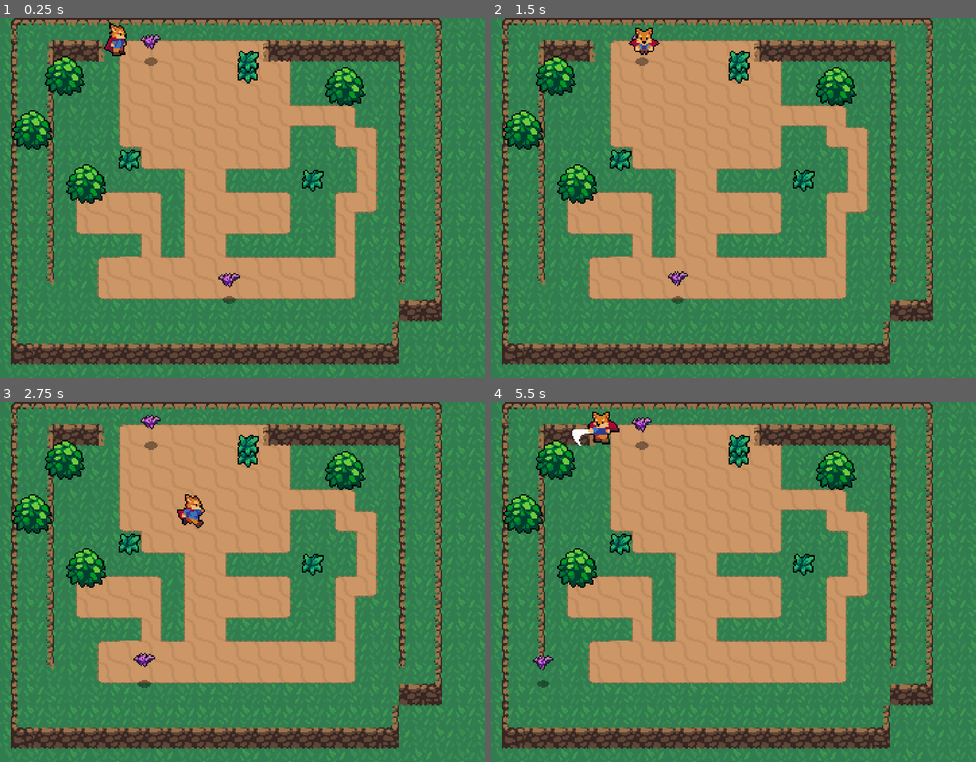
Above: before the commit, frames 1-4 (two rows, left to right).
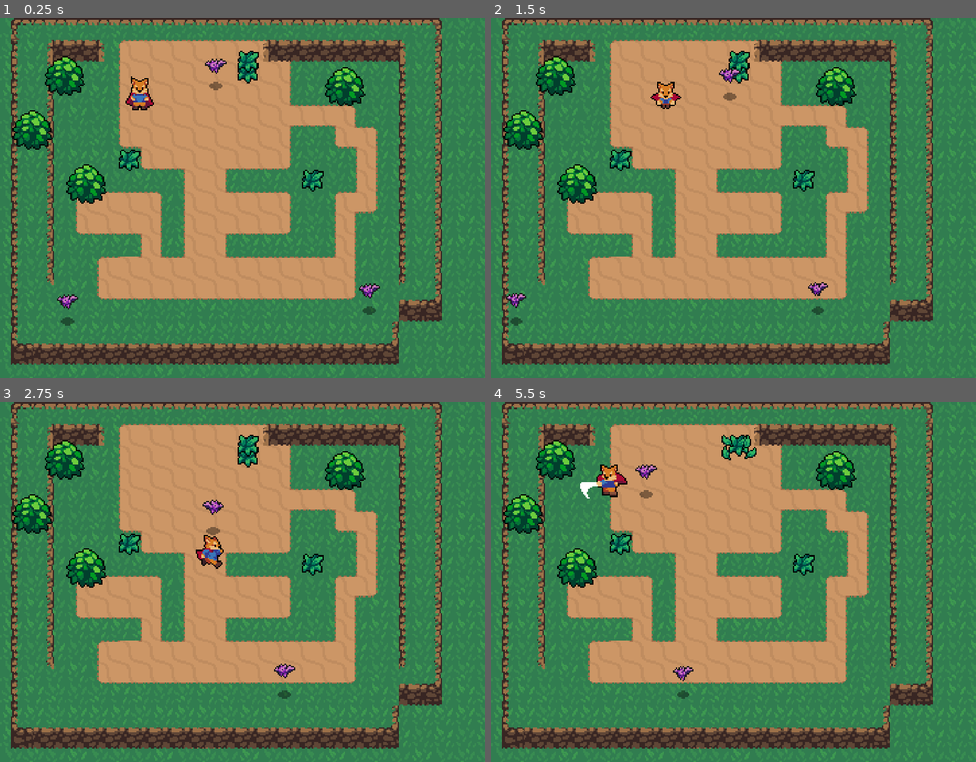
Above: after the commit, the same moments.

Repository: SugarCow/GO_GO_Fox_Action_RPG
Game: Godot game, scene res://world.tscn
The game is run twice, just before and just after one commit, with the same random seed, the same clock (stepped at 60 frames per second) and the same inputs.
Inputs:
- Up to frame 1 (0.25 s): no input
- Up to frame 2 (1.5 s): hold Right (ui_right) 0.53-1.28 s; tap Space (attack) at 0.6 s; tap Shift (roll) at 0.8, 1.35 s; hold Down (ui_down) from 1.28 s (still down)
- Up to frame 3 (2.75 s): tap Space (attack) at 1.55, 2.1 s; release Down (ui_down) at 2.03 s; hold Right (ui_right) from 2.03 s (still down); tap Shift (roll) at 2.3 s
- Up to frame 4 (5.5 s): release Right (ui_right) at 2.78 s; hold Up (ui_up) 2.78-3.53 s; tap Shift (roll) at 2.85, 3.8, 4.35, 5.3 s; tap Space (attack) at 3.05, 3.6, 4.55, 5.1 s; hold Left (ui_left) 3.53-5.03 s; hold Down (ui_down) from 5.03 s (still down)

The runs differ from the first frame. In frame 1, 1.4% of the frame differs, in the area x 11-79%, y 1-86%; in frame 2, 1.2%; in frame 3, 1.3%; in frame 4, 1.8%, in the area x 8-55%, y 2-83%.
Error before the commit: Invalid access to property or key 'position' on a base object of type 'null instance'. (res://bat.gd:56)
Error after the commit: Parse Error: Function "play()" not found in base self. (res://effect.gd:6)

Commit message:
added effects to be reused

Diff:
--- /dev/null
+++ b/GrassEffect.tscn
@@ -0,0 +1,54 @@
+[gd_scene load_steps=9 format=3 uid="uid://dvpvlwige1vkx"]
+
+[ext_resource type="Texture2D" uid="uid://cu153a3igo6jg" path="res://Effects/GrassEffect.png" id="1_600gs"]
+[ext_resource type="Script" path="res://effect.gd" id="2_nux10"]
+
+[sub_resource type="AtlasTexture" id="AtlasTexture_2c7xf"]
+atlas = ExtResource("1_600gs")
+region = Rect2(0, 0, 32, 32)
+
+[sub_resource type="AtlasTexture" id="AtlasTexture_sgrcf"]
+atlas = ExtResource("1_600gs")
+region = Rect2(32, 0, 32, 32)
+
+[sub_resource type="AtlasTexture" id="AtlasTexture_u1nqa"]
+atlas = ExtResource("1_600gs")
+region = Rect2(64, 0, 32, 32)
+
+[sub_resource type="AtlasTexture" id="AtlasTexture_a3i4c"]
+atlas = ExtResource("1_600gs")
+region = Rect2(96, 0, 32, 32)
+
+[sub_resource type="AtlasTexture" id="AtlasTexture_hl36u"]
+atlas = ExtResource("1_600gs")
+region = Rect2(128, 0, 32, 32)
+
+[sub_resource type="SpriteFrames" id="SpriteFrames_imdju"]
+animations = [{
+"frames": [{
+"duration": 1.0,
+"texture": SubResource("AtlasTexture_2c7xf")
+}, {
+"duration": 1.0,
+"texture": SubResource("AtlasTexture_sgrcf")
+}, {
+"duration": 1.0,
+"texture": SubResource("AtlasTexture_u1nqa")
+}, {
+"duration": 1.0,
+"texture": SubResource("AtlasTexture_a3i4c")
+}, {
+"duration": 1.0,
+"texture": SubResource("AtlasTexture_hl36u")
+}],
+"loop": true,
+"name": &"Animate",
+"speed": 15.0
+}]
+
+[node name="GrassEffect" type="AnimatedSprite2D"]
+position = Vector2(-8, -8)
+sprite_frames = SubResource("SpriteFrames_imdju")
+animation = &"Animate"
+centered = false
+script = ExtResource("2_nux10")
--- a/Player/player.gd
+++ b/Player/player.gd
@@ -4,10 +4,12 @@
 # Called when the node enters the scene tree for the first time.
 
 var direction;
-const acceleration = 500 # the rate of which the speed changes overtime, so a higher value will mean it will reach the max_speed faster
-const max_speed = 80;
-const friction = 500 # used for decelerating movements so that the movement is more smooth
-const roll_speed = 400
+@export var acceleration = 500 # the rate of which the speed changes overtime, so a higher value will mean it will reach the max_speed faster
+@export var max_speed = 80;
+@export var friction = 500 # used for decelerating movements so that the movement is more smooth
+@export var roll_speed = 400
+var roll_finished = true
+
 enum {  #short for enumerations similar to const
 	MOVE, #rtepresents 1
 	ROLL,  # represents 2
@@ -26,6 +28,7 @@
 
 var input_direction = Vector2.ZERO
 var roll_direction = Vector2.DOWN
+var facing_direction = Vector2.DOWN # used for the knockback direction of enemies
 func _ready():
 	animation_tree.active = true
 
@@ -67,6 +70,7 @@
 		animation_tree.set("parameters/attack/blend_position", input_direction)
 		animation_tree.set("parameters/roll/blend_position", input_direction)
 		roll_direction = input_direction
+		facing_direction = input_direction
 		animation_state.travel("run")
 
 #		velocity += input_direction * accleration * delta
@@ -77,13 +81,15 @@
 		animation_state.travel("idle")
 		velocity = velocity.move_toward(Vector2.ZERO, friction * delta )
 
-	print(input_direction)
+
+
 #	move_and_slide()
 	move_and_slide()
 	if Input.is_action_just_pressed("attack"):
 		state = ATTACK
-	if Input.is_action_just_pressed("roll"):
+	if Input.is_action_just_pressed("roll") and roll_finished == true  :
 		state = ROLL
+		roll_finished = false
 
 
 #func _on_animation_tree_animation_finished(anim_name):
@@ -97,4 +103,7 @@
 	state = MOVE
 
 func roll_animation_finsihed():
+	velocity = velocity.move_toward(Vector2.ZERO, friction )
+	move_and_slide()
 	state = MOVE
+	roll_finished = true
--- a/Player/player.tscn
+++ b/Player/player.tscn
@@ -8,50 +8,50 @@
 tracks/0/type = "value"
 tracks/0/imported = false
 tracks/0/enabled = true
-tracks/0/path = NodePath("AnimatedSprite2D:animation")
-tracks/0/interp = 1
-tracks/0/loop_wrap = true
-tracks/0/keys = {
-"times": PackedFloat32Array(0),
-"transitions": PackedFloat32Array(1),
-"update": 1,
-"values": [&"run_right"]
-}
-tracks/1/type = "value"
-tracks/1/imported = false
-tracks/1/enabled = true
-tracks/1/path = NodePath("AnimatedSprite2D:frame")
-tracks/1/interp = 1
-tracks/1/loop_wrap = true
-tracks/1/keys = {
-"times": PackedFloat32Array(0),
-"transitions": PackedFloat32Array(1),
-"update": 1,
-"values": [4]
+tracks/0/path = NodePath("HitBoxPivot:rotation")
+tracks/0/interp = 1
+tracks/0/loop_wrap = true
+tracks/0/keys = {
+"times": PackedFloat32Array(0),
+"transitions": PackedFloat32Array(1),
+"update": 0,
+"values": [0.0]
+}
+tracks/1/type = "value"
+tracks/1/imported = false
+tracks/1/enabled = true
+tracks/1/path = NodePath("HitBoxPivot/SwordHitBox/CollisionShape2D:disabled")
+tracks/1/interp = 1
+tracks/1/loop_wrap = true
+tracks/1/keys = {
+"times": PackedFloat32Array(0),
+"transitions": PackedFloat32Array(1),
+"update": 1,
+"values": [true]
 }
 tracks/2/type = "value"
 tracks/2/imported = false
 tracks/2/enabled = true
-tracks/2/path = NodePath("HitBoxPivot:rotation")
+tracks/2/path = NodePath("AnimatedSprite2D:animation")
 tracks/2/interp = 1
 tracks/2/loop_wrap = true
 tracks/2/keys = {
-"times": PackedFloat32Array(0),
-"transitions": PackedFloat32Array(1),
-"update": 0,
-"values": [0.0]
+"times": PackedFloat32Array(0.1),
+"transitions": PackedFloat32Array(1),
+"update": 1,
+"values": [&"idle"]
 }
 tracks/3/type = "value"
 tracks/3/imported = false
 tracks/3/enabled = true
-tracks/3/path = NodePath("HitBoxPivot/SwordHitBox/CollisionShape2D:disabled")
+tracks/3/path = NodePath("AnimatedSprite2D:frame")
 tracks/3/interp = 1
 tracks/3/loop_wrap = true
 tracks/3/keys = {
-"times": PackedFloat32Array(0),
-"transitions": PackedFloat32Array(1),
-"update": 1,
-"values": [true]
+"times": PackedFloat32Array(0.1),
+"transitions": PackedFloat32Array(1),
+"update": 1,
+"values": [0]
 }
 
 [sub_resource type="Animation" id="Animation_30rpe"]
@@ -1361,8 +1361,7 @@
 position = Vector2(0.280617, -9.48448)
 rotation = 0.00245332
 sprite_frames = SubResource("SpriteFrames_m4rkk")
-animation = &"run_right"
-frame = 4
+animation = &"idle"
 
 [node name="CollisionShape2D" type="CollisionShape2D" parent="."]
 position = Vector2(0.0701637, -0.0393829)
@@ -1374,10 +1373,10 @@
 tree_root = SubResource("AnimationNodeStateMachine_3jqgj")
 anim_player = NodePath("../AnimationPlayer")
 parameters/playback = SubResource("AnimationNodeStateMachinePlayback_bf8bb")
-parameters/attack/blend_position = Vector2(0.00165403, 0.00436687)
-parameters/idle/blend_position = Vector2(0.00150371, 0.0240176)
-parameters/roll/blend_position = Vector2(0.00451124, -0.0131004)
-parameters/run/blend_position = Vector2(0.00300753, -0.0240175)
+parameters/attack/blend_position = Vector2(0, 1)
+parameters/idle/blend_position = Vector2(0, 1)
+parameters/roll/blend_position = Vector2(0, 1)
+parameters/run/blend_position = Vector2(0, 1)
 
 [node name="HitBoxPivot" type="Marker2D" parent="."]
 position = Vector2(0, -4)
@@ -1387,7 +1386,6 @@
 rotation = -1.58999
 collision_layer = 128
 collision_mask = 8
-collision_priority = 0.0
 
 [node name="CollisionShape2D" type="CollisionShape2D" parent="HitBoxPivot/SwordHitBox"]
 position = Vector2(0.117981, 3.0676)
--- a/bat.gd
+++ b/bat.gd
@@ -1,32 +1,43 @@
 extends CharacterBody2D
 
 @onready var anim = $AnimatedSprite
+@onready var stats = $Stats
 enum {
 	PATROL,
 	FOLLOW,
-	ATTACK
+	ATTACK,
+	KNOCK_BACK
 }
 
 const patrol_speed = 25
 const follow_speed = 35
 const change_direction_timer = 350
 const attack_cooldown = 150
-const knock_back_speed = 500
+const knock_back_speed = 400
+var knock_back_timer = 60
+var knockback = Vector2.ZERO
+var being_knocked = false
 
 var timer = change_direction_timer
 var attk_timer = attack_cooldown
 var state = PATROL
 var dir = Vector2.LEFT
 var player
+var health = 5
 
 # Called when the node enters the scene tree for the first time.
 func _ready():
+	player = get_node("../../ysort/Player")
+
 	anim.play("Fly")
 
 
 
 # Called every frame. 'delta' is the elapsed time since the previous frame.
 func _process(delta):
+	velocity = knockback.move_toward(Vector2.ZERO, 500 * delta)
+	knockback = velocity
+	move_and_slide()
 	match state:
 		PATROL:
 			patrol()
@@ -34,27 +45,34 @@
 			follow()
 		ATTACK:
 			attack()
+		KNOCK_BACK:
+			knock_back(delta)
 
 	if state == PATROL and timer > 0:
 		timer -= 1
+
+
 
 func patrol():
 	velocity = dir * patrol_speed
 
 	if timer <= 0:
 		dir = -dir
-		print("changing direction")
+
 		timer = change_direction_timer
 
-	if dir == Vector2.LEFT:
-		anim.flip_h = true
-	else: anim.flip_h = false
+	if dir.x > 0:
+		anim.flip_h = false
+	else: anim.flip_h = true
+
 	move_and_slide()
 
 func follow():
-	player = get_node("../Player")
+	player = get_node("../../ysort/Player")
 	var target_direction = (player.position - self.position).normalized()
-
+	if target_direction.x > 0:
+		anim.flip_h = false
+	else: anim.flip_h = true
 	velocity = target_direction * follow_speed
 	move_and_slide()
 
@@ -65,6 +83,13 @@
 		print("attacking Player")
 	if attk_timer <= 0:
 		attk_timer = attack_cooldown
+
+
+func knock_back(delta):
+	pass
+
+
+
 
 
 func _on_detect_player_body_entered(body):
@@ -82,7 +107,20 @@
 
 
 
-func _on_hurt_box_body_entered(body):
-	var knock_back_dir = player.input_direction
-	velocity = knock_back_dir *knock_back_speed
-	move_and_slide()
+
+func _on_hurt_box_area_entered(area):
+	knockback = player.facing_direction * 250
+	being_knocked = true
+	stats.health -= 1
+	print(stats.health)
+
+
+
+func _on_stats_no_health():
+	queue_free()
+
+
+
+func _on_attack_area_body_exited(body):
+	if body.name == "Player":
+		state = FOLLOW
--- a/bat.tscn
+++ b/bat.tscn
@@ -1,8 +1,9 @@
-[gd_scene load_steps=14 format=3 uid="uid://dyocurbs3ep3j"]
+[gd_scene load_steps=15 format=3 uid="uid://dyocurbs3ep3j"]
 
 [ext_resource type="Texture2D" uid="uid://dnarygcbq1tjh" path="res://Enemies/Bat.png" id="1_1gslf"]
 [ext_resource type="Script" path="res://bat.gd" id="1_6jeqg"]
 [ext_resource type="Texture2D" uid="uid://dwggyxgq0bqd0" path="res://Shadows/SmallShadow.png" id="2_shkhx"]
+[ext_resource type="PackedScene" uid="uid://dn8xfd5v1iuoh" path="res://stats.tscn" id="4_f1f0v"]
 
 [sub_resource type="AtlasTexture" id="AtlasTexture_5wsfy"]
 atlas = ExtResource("1_1gslf")
@@ -54,7 +55,7 @@
 radius = 4.12311
 
 [sub_resource type="RectangleShape2D" id="RectangleShape2D_pc417"]
-size = Vector2(22.4019, 20)
+size = Vector2(22.4019, 14.4726)
 
 [sub_resource type="RectangleShape2D" id="RectangleShape2D_lcl3r"]
 size = Vector2(8.11987, 6)
@@ -98,15 +99,20 @@
 collision_mask = 128
 
 [node name="CollisionShape2D" type="CollisionShape2D" parent="HurtBox"]
-position = Vector2(0.0321256, -11)
-scale = Vector2(0.818412, 1.27471)
+position = Vector2(0.0321256, -8.33332)
+rotation = -3.14159
+scale = Vector2(0.9321, -2.3032)
 shape = SubResource("RectangleShape2D_pc417")
 
 [node name="CollisionShape2D" type="CollisionShape2D" parent="."]
 shape = SubResource("RectangleShape2D_lcl3r")
 
+[node name="Stats" parent="." instance=ExtResource("4_f1f0v")]
+max_health = 3
+
 [connection signal="body_entered" from="DetectPlayer" to="." method="_on_detect_player_body_entered"]
 [connection signal="body_exited" from="DetectPlayer" to="." method="_on_detect_player_body_exited"]
-[connection signal="area_entered" from="AttackArea" to="." method="_on_attack_area_area_entered"]
 [connection signal="body_entered" from="AttackArea" to="." method="_on_attack_area_body_entered"]
-[connection signal="body_entered" from="HurtBox" to="." method="_on_hurt_box_body_entered"]
+[connection signal="body_exited" from="AttackArea" to="." method="_on_attack_area_body_exited"]
+[connection signal="area_entered" from="HurtBox" to="." method="_on_hurt_box_area_entered"]
+[connection signal="no_health" from="Stats" to="." method="_on_stats_no_health"]
--- a/grass_effect.gd
+++ b/effect.gd
@@ -1,12 +1,11 @@
 extends Node2D
 
-@onready var anim = $AnimatedSprite2D
 
 # Called when the node enters the scene tree for the first time.
 func _ready():
-	anim.play("Animate")
+	play("Animate")
 
-
+#left off at 8:07 p15
 
 
 
--- a/grass_effect.tscn
+++ b/grass_effect.tscn
@@ -1,7 +1,7 @@
-[gd_scene load_steps=9 format=3 uid="uid://bnsjxonx1beyj"]
+[gd_scene load_steps=9 format=3 uid="uid://d1cv3eb1pgoii"]
 
 [ext_resource type="Texture2D" uid="uid://cu153a3igo6jg" path="res://Effects/GrassEffect.png" id="1_8otmg"]
-[ext_resource type="Script" path="res://grass_effect.gd" id="1_g2j4b"]
+[ext_resource type="Script" path="res://effect.gd" id="1_23bwq"]
 
 [sub_resource type="AtlasTexture" id="AtlasTexture_wc48k"]
 atlas = ExtResource("1_8otmg")
@@ -47,7 +47,7 @@
 }]
 
 [node name="GrassEffect" type="Node2D"]
-script = ExtResource("1_g2j4b")
+script = ExtResource("1_23bwq")
 
 [node name="AnimatedSprite2D" type="AnimatedSprite2D" parent="."]
 position = Vector2(8, 8)
--- a/hurt_box.tscn
+++ b/hurt_box.tscn
@@ -1,7 +1,7 @@
 [gd_scene load_steps=2 format=3 uid="uid://cjax42vc8kobe"]
 
 [sub_resource type="RectangleShape2D" id="RectangleShape2D_pc417"]
-size = Vector2(22.4019, 20)
+size = Vector2(22.4019, 14.4726)
 
 [node name="HurtBox" type="Area2D"]
 collision_layer = 0
--- /dev/null
+++ b/stats.gd
@@ -0,0 +1,12 @@
+extends Node
+
+@export var max_health = 2
+@onready var health = max_health:
+	get:
+		return health
+	set(value):
+		health = value
+		if health <= 0:
+			emit_signal("no_health")
+
+signal no_health
--- /dev/null
+++ b/stats.tscn
@@ -0,0 +1,6 @@
+[gd_scene load_steps=2 format=3 uid="uid://dn8xfd5v1iuoh"]
+
+[ext_resource type="Script" path="res://stats.gd" id="1_jqjlx"]
+
+[node name="Stats" type="Node"]
+script = ExtResource("1_jqjlx")
--- a/world.tscn
+++ b/world.tscn
@@ -911,17 +911,6 @@
 [node name="ysort" type="Node2D" parent="."]
 y_sort_enabled = true
 
-[node name="Mobs" type="Node2D" parent="ysort"]
-
-[node name="Bat" parent="ysort/Mobs" instance=ExtResource("7_xp0oo")]
-position = Vector2(112, 32)
-
-[node name="Bat2" parent="ysort/Mobs" instance=ExtResource("7_xp0oo")]
-position = Vector2(176, 208)
-
-[node name="Player" parent="ysort" instance=ExtResource("2_gpb7l")]
-position = Vector2(88, 24)
-
 [node name="Node2D" type="Node2D" parent="ysort"]
 y_sort_enabled = true
 
@@ -950,3 +939,17 @@
 
 [node name="grass4" parent="ysort/Grasses" instance=ExtResource("6_p40pu")]
 position = Vector2(176, 24)
+
+[node name="Player" parent="ysort" instance=ExtResource("2_gpb7l")]
+position = Vector2(104, 64)
+
+[node name="Mobs" type="Node2D" parent="."]
+
+[node name="Bat" parent="Mobs" instance=ExtResource("7_xp0oo")]
+position = Vector2(168, 48)
+
+[node name="Bat2" parent="Mobs" instance=ExtResource("7_xp0oo")]
+position = Vector2(56, 224)
+
+[node name="Bat3" parent="Mobs" instance=ExtResource("7_xp0oo")]
+position = Vector2(280, 216)
